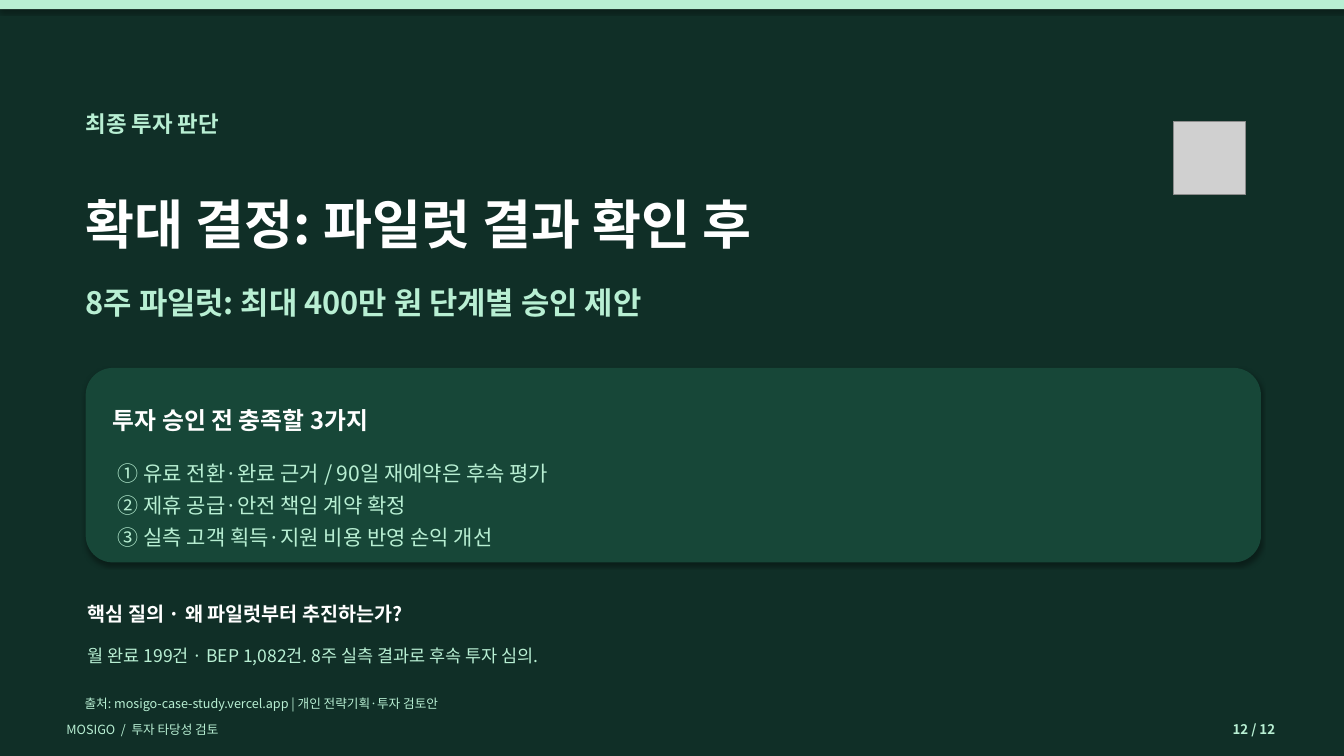
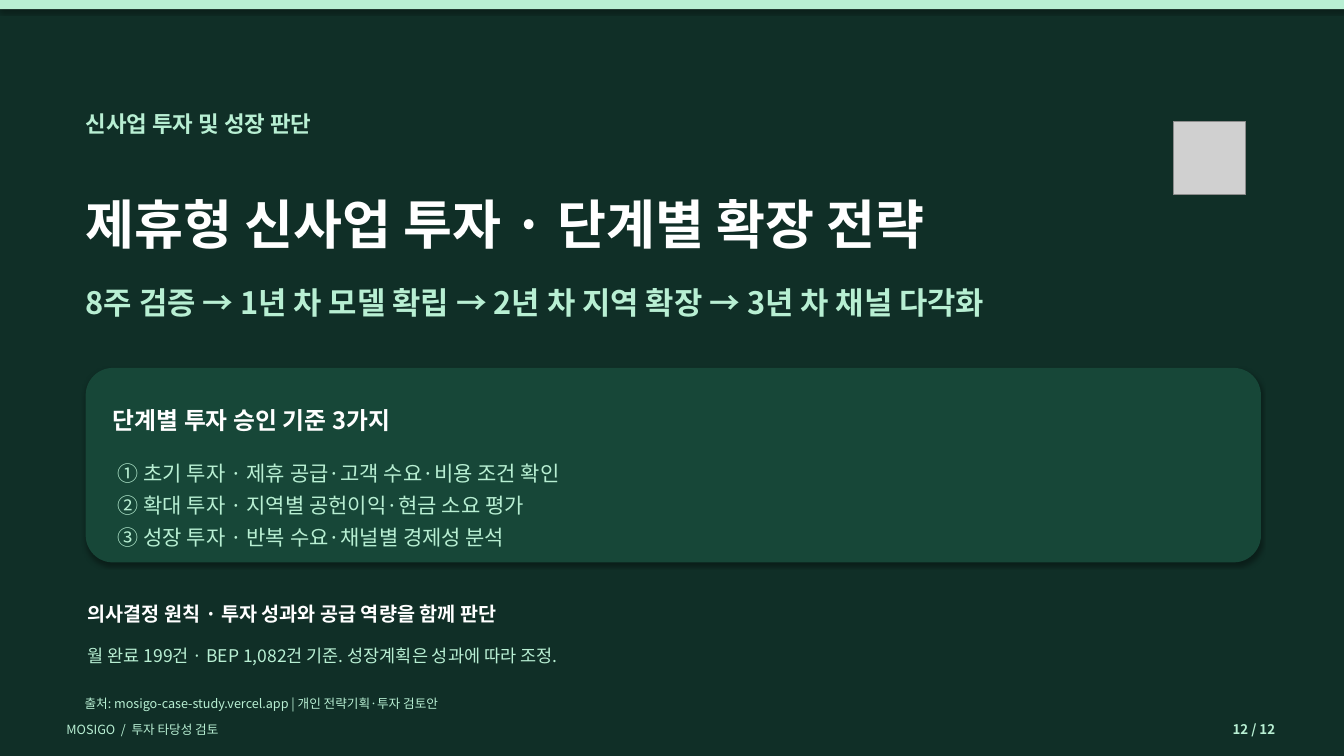
Before and after one commit to dohyunkimmm/mosigo-case-study, a slide deck: slide 12 of downloads/MOSIGO_IR_Investment_Review_12slides.pptx. Drawn at 1344x756 pixels with LibreOffice and Linux fonts; fonts in the diff are those of the drawing; grey boxes stand for pictures. Boxes give left, top, right and bottom in pixels: in the first picture for what was removed or moved away, otherwise in the second. Text is boxed around its words. In the diff, an @@ line names an element or a change of style, - is before the commit and + after.

```diff
--- a/downloads/MOSIGO_IR_Investment_Review_12slides.pptx
+++ b/downloads/MOSIGO_IR_Investment_Review_12slides.pptx
@@ text at (86, 113, 311, 134): text changed @@
-최종 투자 판단
+신사업 투자 및 성장 판단
@@ text at (86, 199, 924, 249): text changed @@
-확대 결정: 파일럿 결과 확인 후
+제휴형 신사업 투자 · 단계별 확장 전략
@@ text at (86, 288, 984, 317): text changed @@
-8주 파일럿: 최대 400만 원 단계별 승인 제안
+8주 검증 → 1년 차 모델 확립 → 2년 차 지역 확장 → 3년 차 채널 다각화
@@ text at (113, 409, 390, 431): text changed @@
-투자 승인 전 충족할 3가지
+단계별 투자 승인 기준 3가지
@@ text at (118, 463, 560, 547): text changed @@
-① 유료 전환·완료 근거 / 90일 재예약은 후속 평가
-② 제휴 공급·안전 책임 계약 확정
-③ 실측 고객 획득·지원 비용 반영 손익 개선
+① 초기 투자 · 제휴 공급·고객 수요·비용 조건 확인
+② 확대 투자 · 지역별 공헌이익·현금 소요 평가
+③ 성장 투자 · 반복 수요·채널별 경제성 분석
@@ text at (88, 604, 496, 623): text changed @@
-핵심 질의 · 왜 파일럿부터 추진하는가?
+의사결정 원칙 · 투자 성과와 공급 역량을 함께 판단
@@ text at (88, 647, 557, 665): text changed @@
-월 완료 199건 · BEP 1,082건. 8주 실측 결과로 후속 투자 심의.
+월 완료 199건 · BEP 1,082건 기준. 성장계획은 성과에 따라 조정.
```
Also in this commit, not shown: 11 other slides changed, 25 other files.
